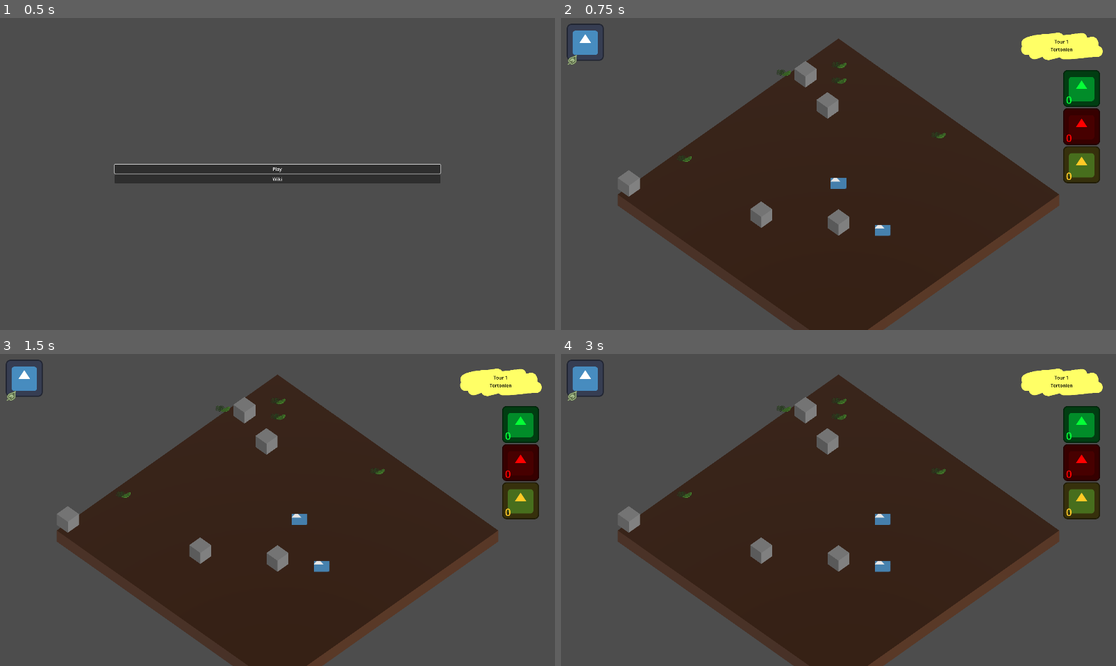
Above: before the commit, frames 1-4 (two rows, left to right).
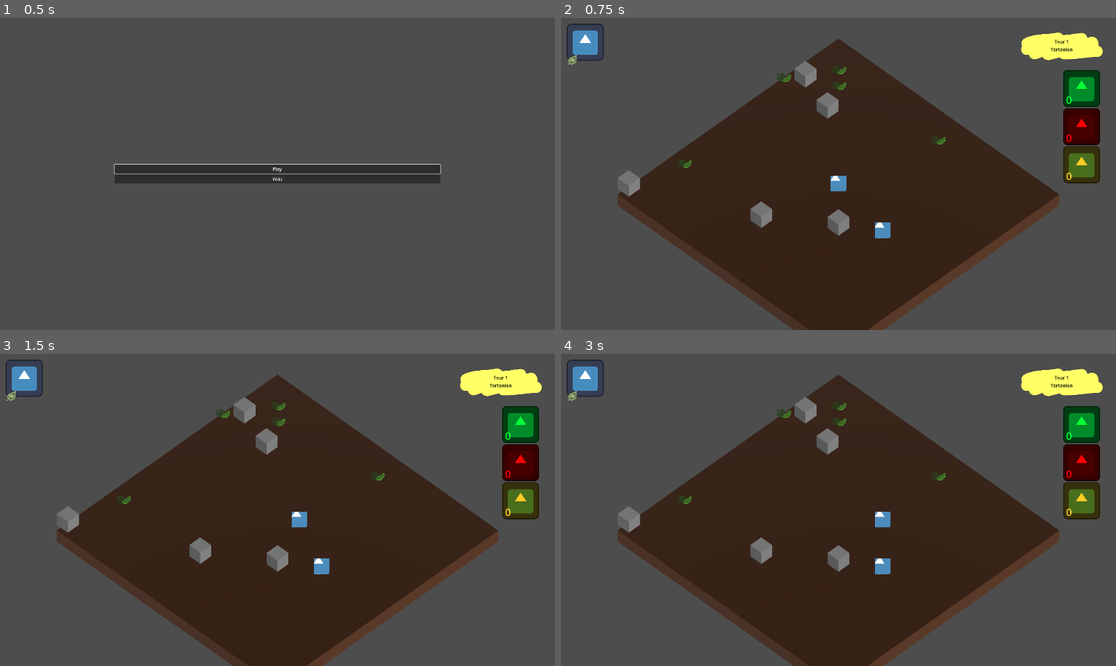
Above: after the commit, the same moments.

Repository: nialsiG/Carthage
Game: Godot game, scene res://Screens/StartScreen.tscn
The game is run twice, just before and just after one commit, with the same random seed, the same clock (stepped at 60 frames per second) and the same inputs. The engine's default icon, where the game draws it, is replaced by a stand-in: a white triangle on a blue panel in a dark square.
Inputs (mouse positions are in pixels of both pictures, inside the frame that each line leads up to):
- Up to frame 1 (0.5 s): no input
- Up to frame 2 (0.75 s): click "Play" at 0.5 s
- Up to frame 3 (1.5 s): tap Enter at 1.25 s; move the mouse to (399, 494) at 1.27 s; hold D (Right) from 1.28 s (still down); tap W (Top) at 1.35 s; click (399, 494) at 1.42 s
- Up to frame 4 (3 s): tap Space at 2 s; move the mouse to (727, 525) at 2.02 s; release D (Right) at 2.03 s; hold Down (Down) 2.03-2.78 s; tap W (Top) at 2.1, 2.85 s; tap Enter at 2.75 s; move the mouse to (894, 441) at 2.77 s; hold D (Right) from 2.78 s (still down)

Frame 1 is identical in both runs. In frame 2, 0.4% of the frame differs, in the area x 20-70%, y 14-71%; in frame 3, 0.4%; in frame 4, 0.4%.

Commit message:
Fix: mesh for 2D in 3D alignment Assets: added mock biome material

Diff:
--- /dev/null
+++ b/game_jam_carthage/Assets/Materials/BrackishGround.tres
@@ -0,0 +1,4 @@
+[gd_resource type="StandardMaterial3D" format=3 uid="uid://3p8pa2airt7p"]
+
+[resource]
+albedo_color = Color(0.0834391, 0.380027, 0.344609, 1)
--- /dev/null
+++ b/game_jam_carthage/Assets/Materials/ForestGround.tres
@@ -0,0 +1,4 @@
+[gd_resource type="StandardMaterial3D" format=3 uid="uid://ds2h8od3v304i"]
+
+[resource]
+albedo_color = Color(0.0547526, 0.186699, 0.105732, 1)
--- /dev/null
+++ b/game_jam_carthage/Assets/Materials/SavannahGround.tres
@@ -0,0 +1,4 @@
+[gd_resource type="StandardMaterial3D" format=3 uid="uid://mmk5xapxb3j1"]
+
+[resource]
+albedo_color = Color(0.906066, 0.748672, 0.499484, 1)
--- a/game_jam_carthage/GameObjects/Animals/Monkey.tscn
+++ b/game_jam_carthage/GameObjects/Animals/Monkey.tscn
@@ -42,7 +42,7 @@
 sprite_frames = SubResource("SpriteFrames_kkynf")
 
 [node name="ViewPortQuad" type="MeshInstance3D" parent="."]
-transform = Transform3D(0.707107, 0.707107, -3.09086e-08, 0, -4.37114e-08, -1, -0.707107, 0.707107, -3.09086e-08, 0, 0, 0)
+transform = Transform3D(0.707107, 0.5, 0.5, 0, 0.707107, -0.707107, -0.707107, 0.5, 0.5, 0, 0, 0)
 mesh = SubResource("PlaneMesh_1d7jn")
 surface_material_override/0 = SubResource("StandardMaterial3D_5rdap")
 
--- a/game_jam_carthage/GameObjects/Animals/monkey.gd
+++ b/game_jam_carthage/GameObjects/Animals/monkey.gd
@@ -87,6 +87,6 @@
 		if (item is Pickable):
 			item._on_got_picked()
 
-func _on_monkey_input_event(camera, event, event_position, normal, shape_idx):
+func _on_monkey_input_event(_camera, event, _event_position, _normal, _shape_idx):
 	if (event is InputEventMouseButton && event.button_index == MOUSE_BUTTON_LEFT):
 		GrabLeaderShip.emit(self)
--- a/game_jam_carthage/GameObjects/pickable.tscn
+++ b/game_jam_carthage/GameObjects/pickable.tscn
@@ -39,6 +39,6 @@
 sprite_frames = SubResource("SpriteFrames_eq0bs")
 
 [node name="MeshInstance3D" type="MeshInstance3D" parent="."]
-transform = Transform3D(0.707107, 0.707107, -3.09086e-08, 0, -4.37114e-08, -1, -0.707107, 0.707107, -3.09086e-08, 0, 0, 0)
+transform = Transform3D(0.707107, 0.5, 0.5, 0, 0.707107, -0.707107, -0.707107, 0.5, 0.5, 0, -0.5, 0)
 mesh = SubResource("PlaneMesh_ee7v8")
 surface_material_override/0 = SubResource("StandardMaterial3D_bnfkv")
